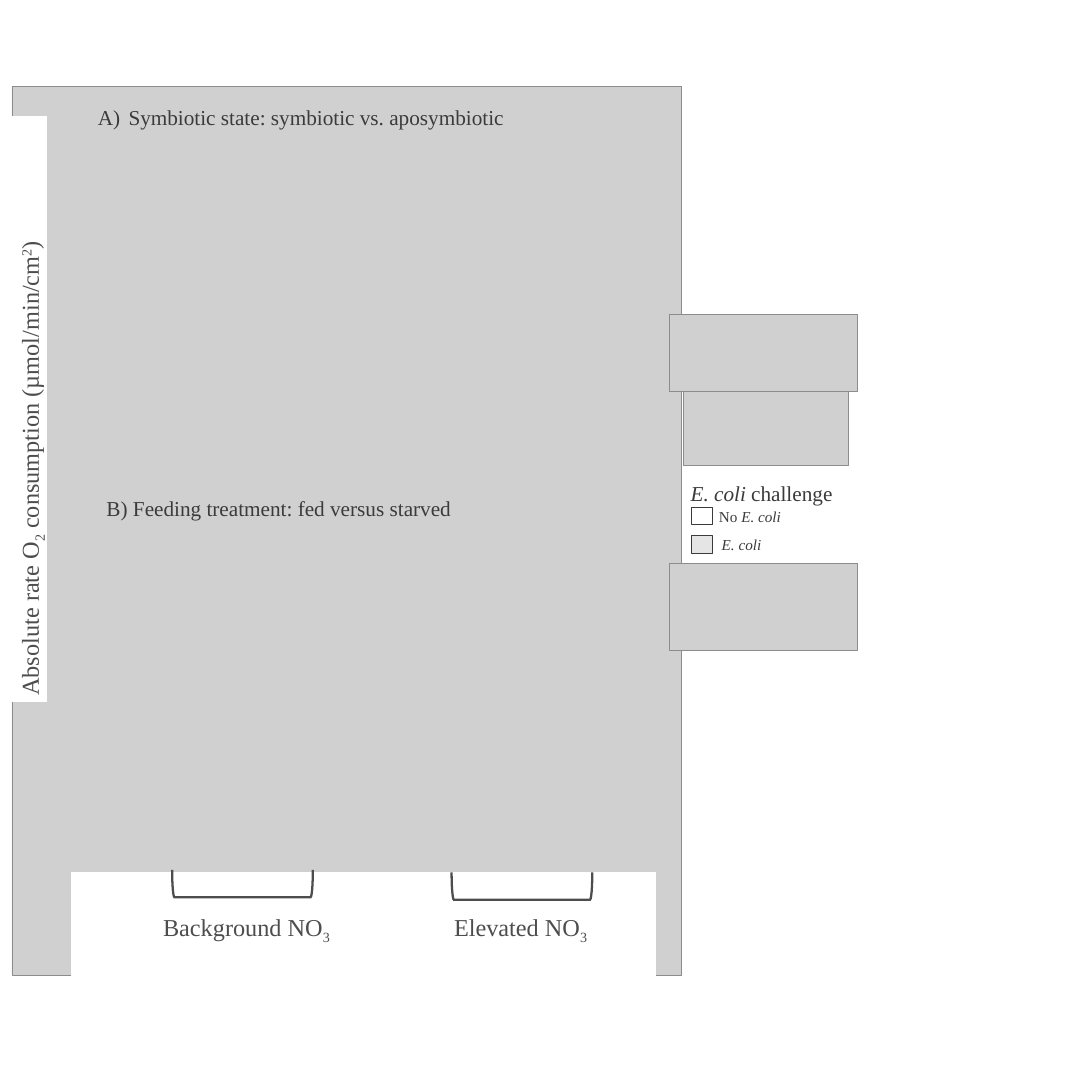
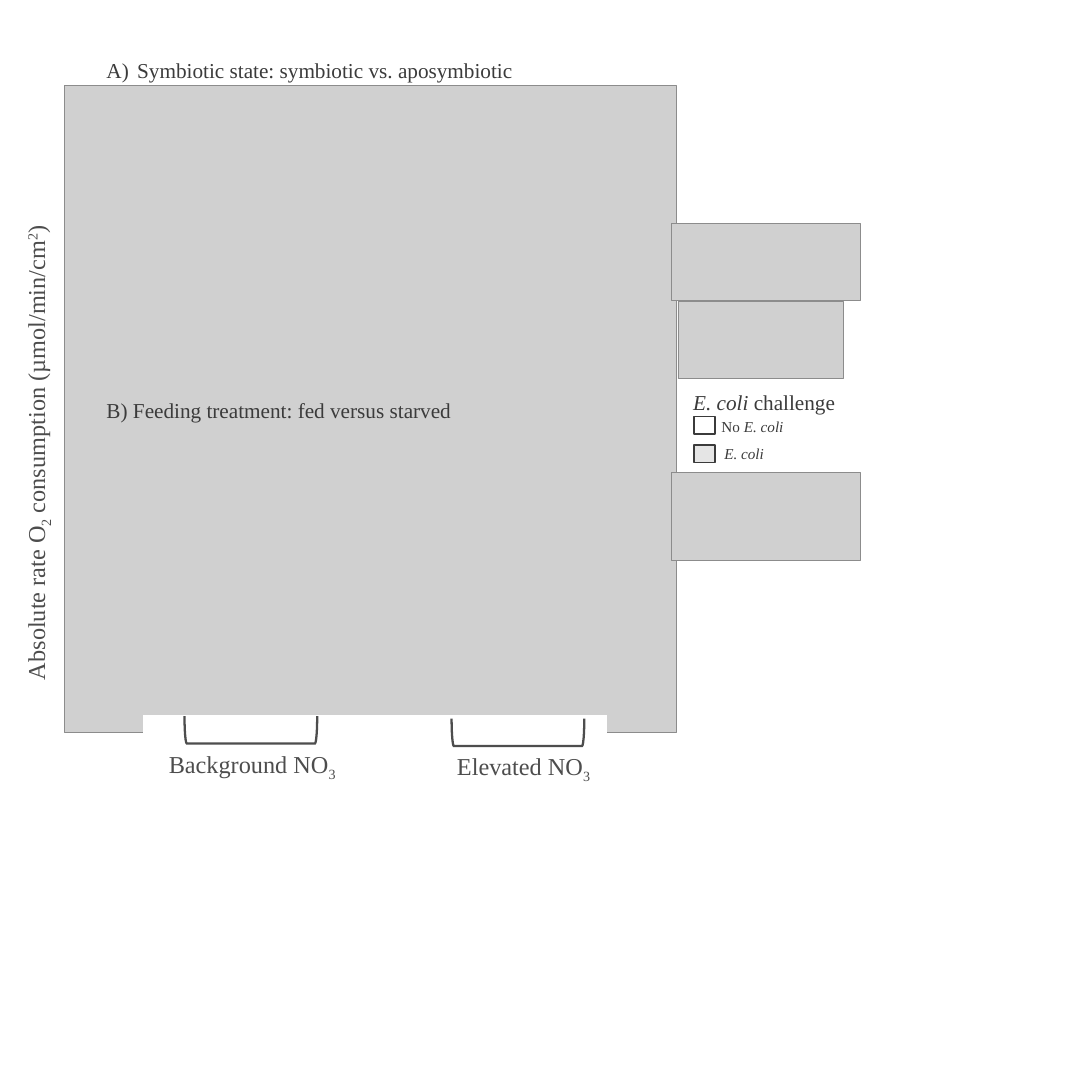
Before and after one commit to Caroline-Ianniello/Astrangia_nutrient_stressors_Rotjan_lab, a slide deck: slide 1 of Figures/ECOTOX_FIGURES.pptx. Drawn at 1092x1092 pixels with LibreOffice and Linux fonts; fonts in the diff are those of the drawing; grey boxes stand for pictures. Boxes give left, top, right and bottom in pixels: in the first picture for what was removed or moved away, otherwise in the second. Text is boxed around its words. In the diff, an @@ line names an element or a change of style, - is before the commit and + after.

```diff
--- a/Figures/ECOTOX_FIGURES.pptx
+++ b/Figures/ECOTOX_FIGURES.pptx
@@ text "Symbiotic state: symbiotic vs. aposymbiotic": place and size @@
-text "Symbiotic state: symbiotic vs. aposymbiotic" at (129, 110, 503, 130)
+text "Symbiotic state: symbiotic vs. aposymbiotic" at (137, 63, 512, 83)
@@ picture: place and size @@
-picture at (12, 86, 681, 975)
+picture at (64, 86, 676, 733)
@@ rectangle "Absolute rate O2 consumption (µmol/min/cm2)": place and size @@
-rectangle "Absolute rate O2 consumption (µmol/min/cm2)" at (12, 117, 47, 701)
+rectangle "Absolute rate O2 consumption (µmol/min/cm2)" at (18, 101, 53, 685)
@@ picture: place and size @@
-picture at (684, 388, 848, 465)
+picture at (678, 301, 843, 378)
@@ text "B) Feeding treatment: fed versus ...": place and size @@
-text "B) Feeding treatment: fed versus ..." at (106, 501, 451, 521)
+text "B) Feeding treatment: fed versus ..." at (106, 403, 451, 423)
@@ 2 pictures, 2 texts, 2 freeform shapes: place and size @@
-2 pictures, 2 texts, 2 freeform shapes at (669, 314, 857, 651)
+2 pictures, 2 texts, 2 freeform shapes at (672, 223, 860, 560)
@@ freeform shape at (694, 417, 715, 434): outline #3B3B3B 0.97 pt to #3B3B3B 2.25 pt @@
@@ text "No E. coli": place and size @@
-text "No E. coli" at (719, 511, 781, 522)
+text "No E. coli" at (721, 421, 784, 432)
@@ freeform shape at (694, 445, 715, 462): outline #3B3B3B 0.97 pt to #3B3B3B 2.25 pt @@
@@ rectangle: place and size @@
-rectangle at (72, 873, 655, 1000)
+rectangle at (144, 716, 607, 745)
@@ left bracket: place and size @@
-left bracket at (172, 870, 313, 897)
+left bracket at (184, 716, 317, 743)
@@ left bracket: place and size @@
-left bracket at (452, 873, 592, 900)
+left bracket at (452, 719, 584, 746)
@@ rectangle "Background NO3": place and size @@
-rectangle "Background NO3" at (158, 910, 394, 945)
+rectangle "Background NO3" at (163, 746, 400, 781)
@@ rectangle "Elevated NO3": place and size @@
-rectangle "Elevated NO3" at (449, 910, 604, 945)
+rectangle "Elevated NO3" at (452, 749, 607, 784)
```
Also in this commit, not shown: 2 other slides changed, 2 slides added, 8 other files.
